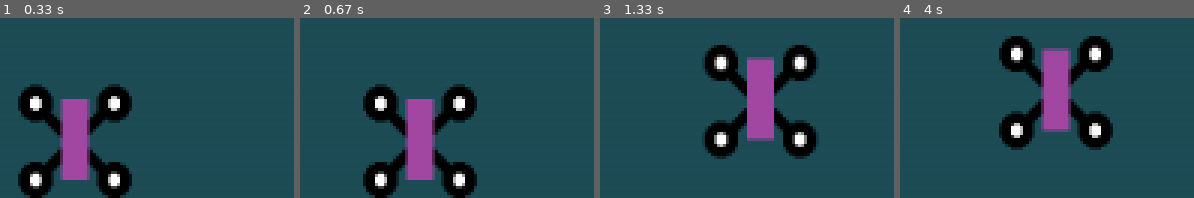
Above: before the commit, frames 1-4 (left to right).
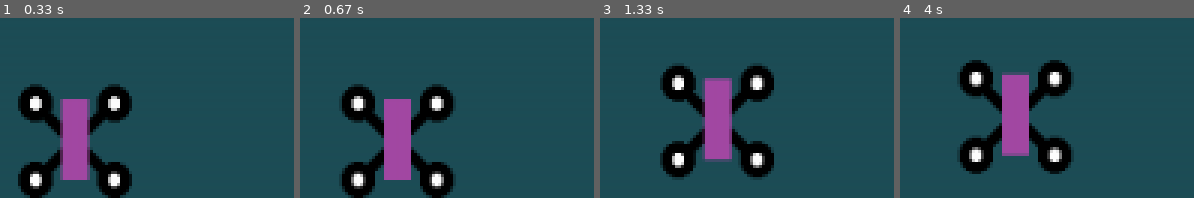
Above: after the commit, the same moments.

Repository: jhealy739/pygame_training
Game: pygame game, started from pgtraining_main.py
Same seed, same stepped clock (60 frames per second), same inputs: the game is played once before the commit and once after it.
Inputs:
- Up to frame 1 (0.33 s): no input
- Up to frame 2 (0.67 s): hold Right from 0.33 s (still down)
- Up to frame 3 (1.33 s): release Right at 0.8 s; hold Up 0.83-1.13 s; hold Right from 1.17 s (still down)
- Up to frame 4 (4 s): release Right at 1.63 s; hold Left 1.67-2.2 s; hold Down 2.23-2.53 s; hold Left 2.57-2.97 s; hold Up 3-3.37 s; hold Right from 3.4 s (still down)

Frame 1 is identical in both runs. In frame 2, 18% of the frame differs, in the area x 14-61%, y 36-100%; in frame 3, 23%; in frame 4, 24%, in the area x 20-73%, y 10-87%.

Commit message:
ship now has variable speed

Diff:
--- a/ship.py
+++ b/ship.py
@@ -15,6 +15,8 @@
         #Start each new ship at the bottom center of the screen.
         self.rect.centerx = self.screen_rect.centerx
         self.rect.bottom = self.screen_rect.bottom
+        self.pos_x = self.rect.centerx
+        self.pos_y = self.rect.centery
 
         #Movement flags. When they are True the ship will move one px for screen flip
         self.moving_right = False
@@ -22,19 +24,29 @@
         self.moving_up = False
         self.moving_down = False
 
+        #Set the ship speed from Settings class
+        self.speed = .5
+
+        print (self.pos_x)
+
+
     def update(self):
         #Update the ships rect position based on movement flags
         if ((self.moving_right) & (self.rect.right < self.screen_rect.right)):
-            self.rect.centerx += 1
+            self.pos_x += self.speed
+            self.rect.centerx = self.pos_x
 
         if ((self.moving_left) & (self.rect.left > self.screen_rect.left)):
-            self.rect.centerx -= 1
+            self.pos_x -= self.speed
+            self.rect.centerx = self.pos_x
 
         if ((self.moving_up) & (self.rect.top > self.screen_rect.top)):
-            self.rect.bottom -= 1
+            self.pos_y -= self.speed
+            self.rect.centery = self.pos_y
 
         if ((self.moving_down) & (self.rect.bottom < self.screen_rect.bottom)):
-            self.rect.bottom += 1
+            self.pos_y += self.speed
+            self.rect.centery = self.pos_y
 
     def blitme(self):
         #Check movement flags and then draw the ship at its current location.
